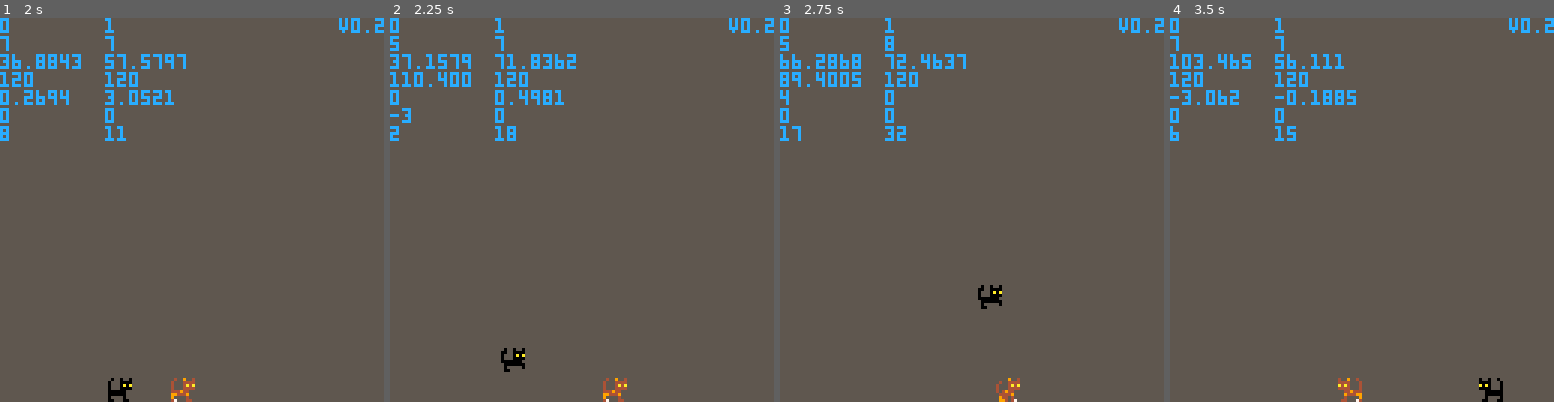
Above: before the commit, frames 1-4 (left to right).
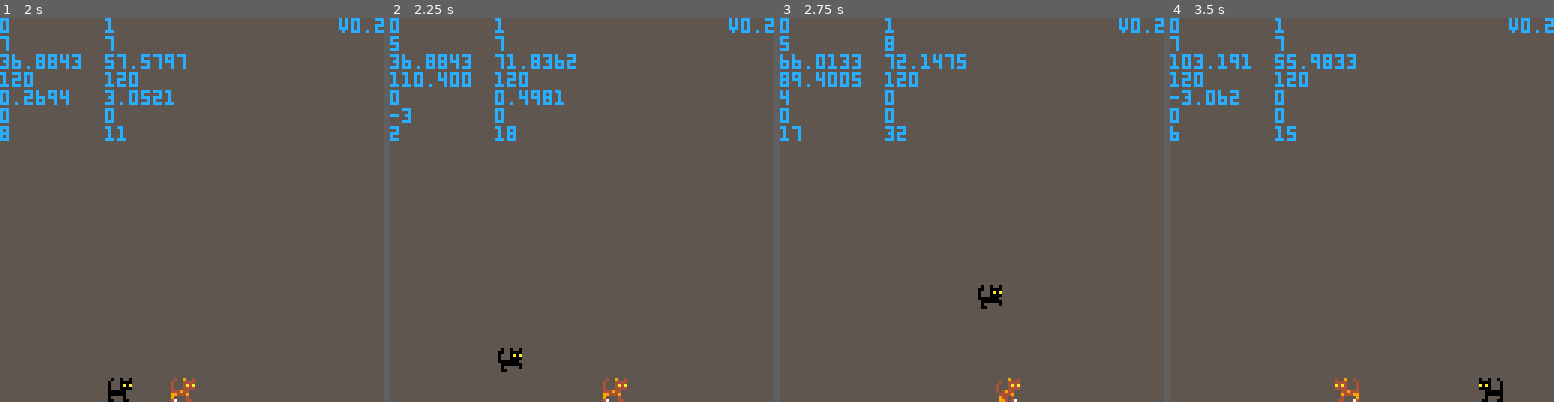
Above: after the commit, the same moments.

Repository: cdcformatc/cdcformatc.github.io
Game: PICO-8 cartridge cats/cats.p8
Same seed, same stepped clock (60 frames per second), same inputs: the game is played once before the commit and once after it.
Inputs:
- Up to frame 1 (2 s): tap X (X key) at 0.33, 1.07, 1.85 s; tap O (Z key) at 0.7, 1.7 s; hold Right from 1.6 s (still down)
- Up to frame 2 (2.25 s): release Right at 2.1 s; tap O (Z key) at 2.1 s; hold Up from 2.15 s (still down)
- Up to frame 3 (2.75 s): release Up at 2.42 s; hold Right from 2.47 s (still down); tap O (Z key) at 2.5 s
- Up to frame 4 (3.5 s): tap O (Z key) at 2.9, 3.3 s; tap X (X key) at 2.97 s; release Right at 3.03 s; hold Left from 3.08 s (still down)

Frame 1 is identical in both runs. In frame 2, 0.4% of the frame differs, in the area x 3-36%, y 9-93%; in frame 3, 0.3%; in frame 4, 1.0%, in the area x 12-50%, y 9-100%.

Commit message:
change minimum xspeed threshold

Diff:
--- a/cats/cats.p8
+++ b/cats/cats.p8
@@ -70,6 +70,8 @@
 
 max_dx=4
 max_dy=8
+
+min_dx=0.25
 
 -- timer constants
 sit_time=0.5*60
@@ -120,7 +122,7 @@
 	c.t=0
 	c.state=state_init
 
-	if (c.n == 1) then
+	if (c.n==1) then
 		-- move cat1 on init
 		c.x+=12
 		c.flip_h=true
@@ -182,7 +184,7 @@
 	end
 
 	-- cap speed
-	if (abs(cat.dx)<.1) cat.dx=0
+	if (abs(cat.dx)<min_dx) cat.dx=0
 
 	if (cat.dx>max_dx) cat.dx=max_dx
 	if (cat.dx<-max_dx) cat.dx=-max_dx
